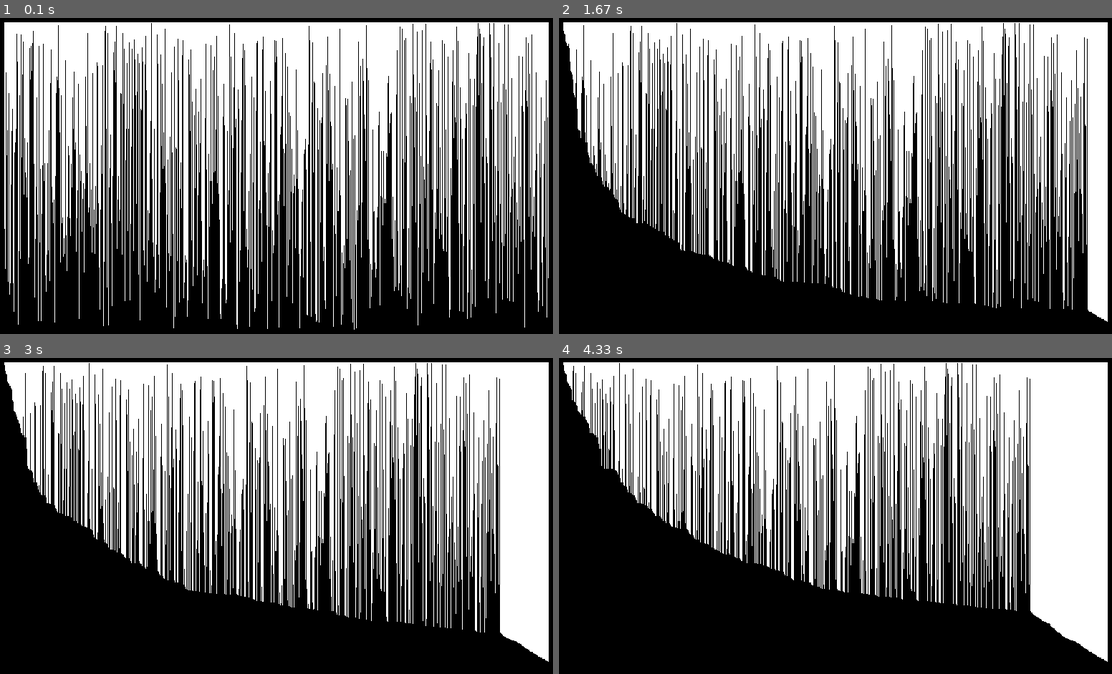
Above: before the commit, frames 1-4 (two rows, left to right).
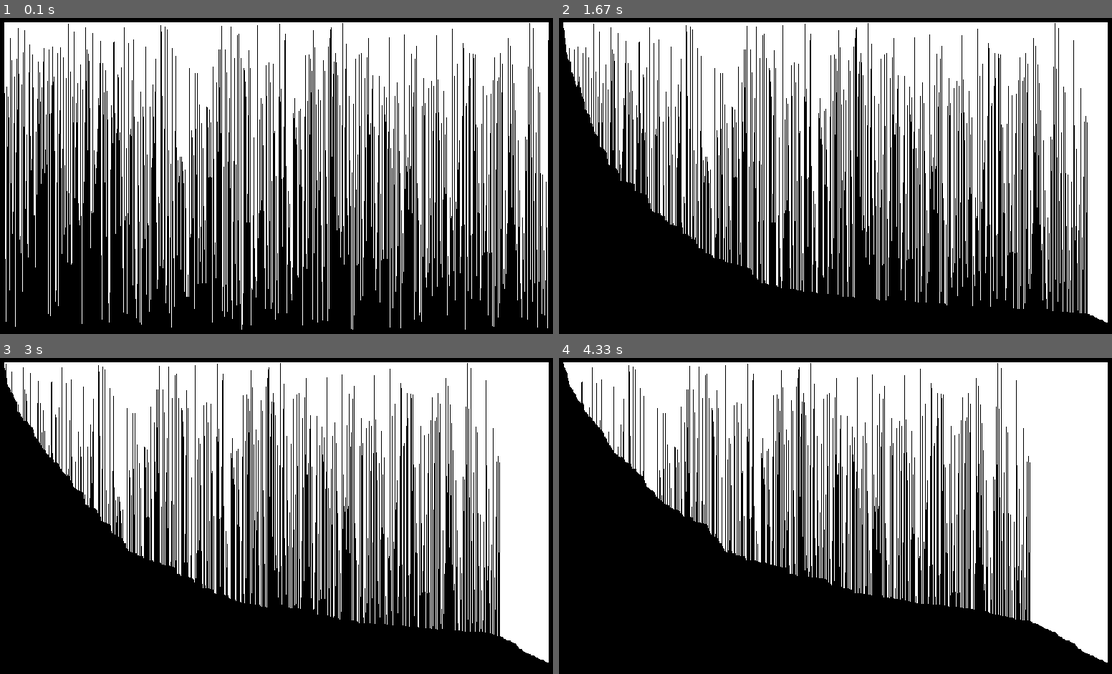
Above: after the commit, the same moments.

Repository: necromancerthedark/SortingVisinPygame
Game: pygame game, started from sortviz.py
The game is run twice, just before and just after one commit, with the same random seed, the same clock (stepped at 60 frames per second) and the same inputs.
Inputs:
- Up to frame 1 (0.1 s): no input
- Up to frame 2 (1.67 s): no input
- Up to frame 3 (3 s): no input
- Up to frame 4 (4.33 s): no input

The runs differ from the first frame. In frame 1, 31% of the frame differs, in the area x 0-100%, y 1-99%; in frame 2, 26%; in frame 3, 22%; in frame 4, 18%.

Commit message:
Code Cleanup

Diff:
--- a/sortviz.py
+++ b/sortviz.py
@@ -1,74 +1,59 @@
 import pygame
 import random
-white=(255,255,255)
-black =(0,0,0)
+
+# Defining some constants
+WHITE=(255,255,255)
+BLACK =(0,0,0)
+RES=(800,500)
+
+
+
+#  Helper Methods
+def generateArray(n,min,max):
+    arr=[]
+    for i in range(n):
+        Y = random.randint(min,max)
+        arr.append(Y)
+    return arr
+
+
+gameexit = False
+values=generateArray(780,20,450)
+flag=k=j=0
+
+
 pygame.init()
-values = []
 clock = pygame.time.Clock()
+window = pygame.display.set_mode(RES)
+window.fill(BLACK)
 
-window = pygame.display.set_mode((800,500))
-window.fill(black)
-gameexit = False
-X = 20
-for i in range(780):
-    Y = random.randint(20,450)
-    values.append(Y)
 
-print(len(values))
-temp = 0
+# Main loop
 
-# for i in values:
-#     if(X<780):
-#         pygame.draw.line(window,white,[X,20],[X,i])
-#         X+=1
-flag =0
-k=0
-j=0
 while not gameexit:
     X=20
-    window.fill(black)
+    window.fill(BLACK)
     for i in values:
         if(X<780):
-            pygame.draw.line(window,white,[X,20],[X,i])
+            pygame.draw.line(window,WHITE,[X,20],[X,i])
             X+=1
-            # pygame.display.update()
         flag+=1
 
     clock.tick(30)
 
     pygame.display.update()
-    # for k in range(len(values)):
-    #     for j in range(len(values)-k-1):
-    #         if values[j]>values[j+1]:
-    #             values[j],values[j+1] = values[j+1],values[j]
 
     if k<len(values):
         for j in range(len(values)-k-1):
             if values[j]>values[j+1]:
                 values[j],values[j+1] = values[j+1],values[j]
 
-    # j=j+1
-    # temp = k
     if j<len(values)-k-1:
         k+=1
-        #j=0
-    # if temp+1 == k:
-    #     j=0
-
-
-   # window.fill(black)
-    # for i in values:
-    #     if(X<780):
-    #         print(i)
-    #         pygame.draw.line(window,white,[X,20],[X,i])
-    #         X+=1
-    #         pygame.display.update()
-    #print(values)
 
     for event in pygame.event.get():
         if event.type == pygame.QUIT:
             gameexit = True
-   # Y = random.randint(100,450)
     pygame.display.update()
 
 pygame.display.update()
Not shown, added: README.md
